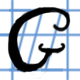
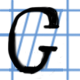
Layer changes from the first w=80, h=80 image to the second:
renamed "G2" to "G", painted on it over [9, 6, 71, 76]
